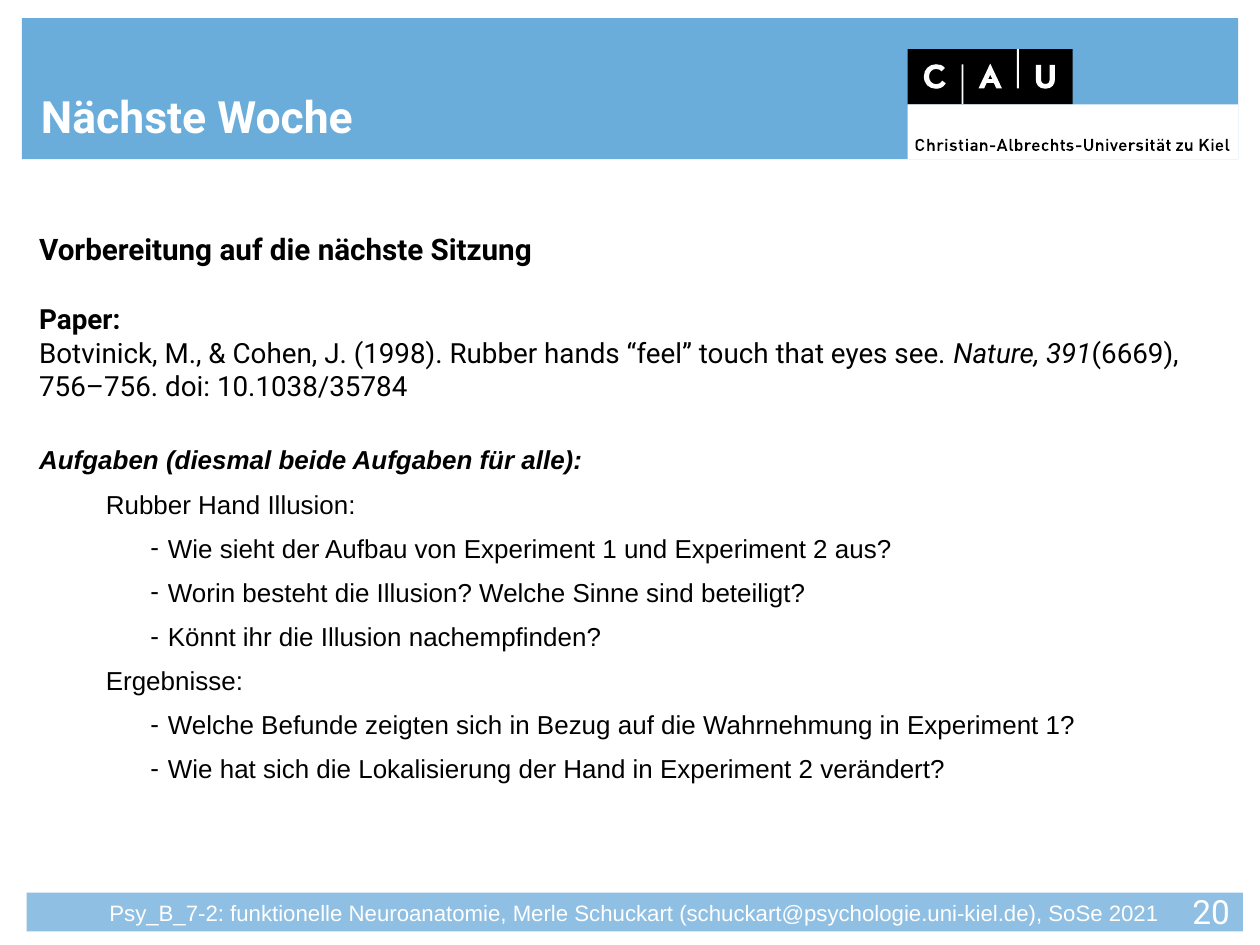
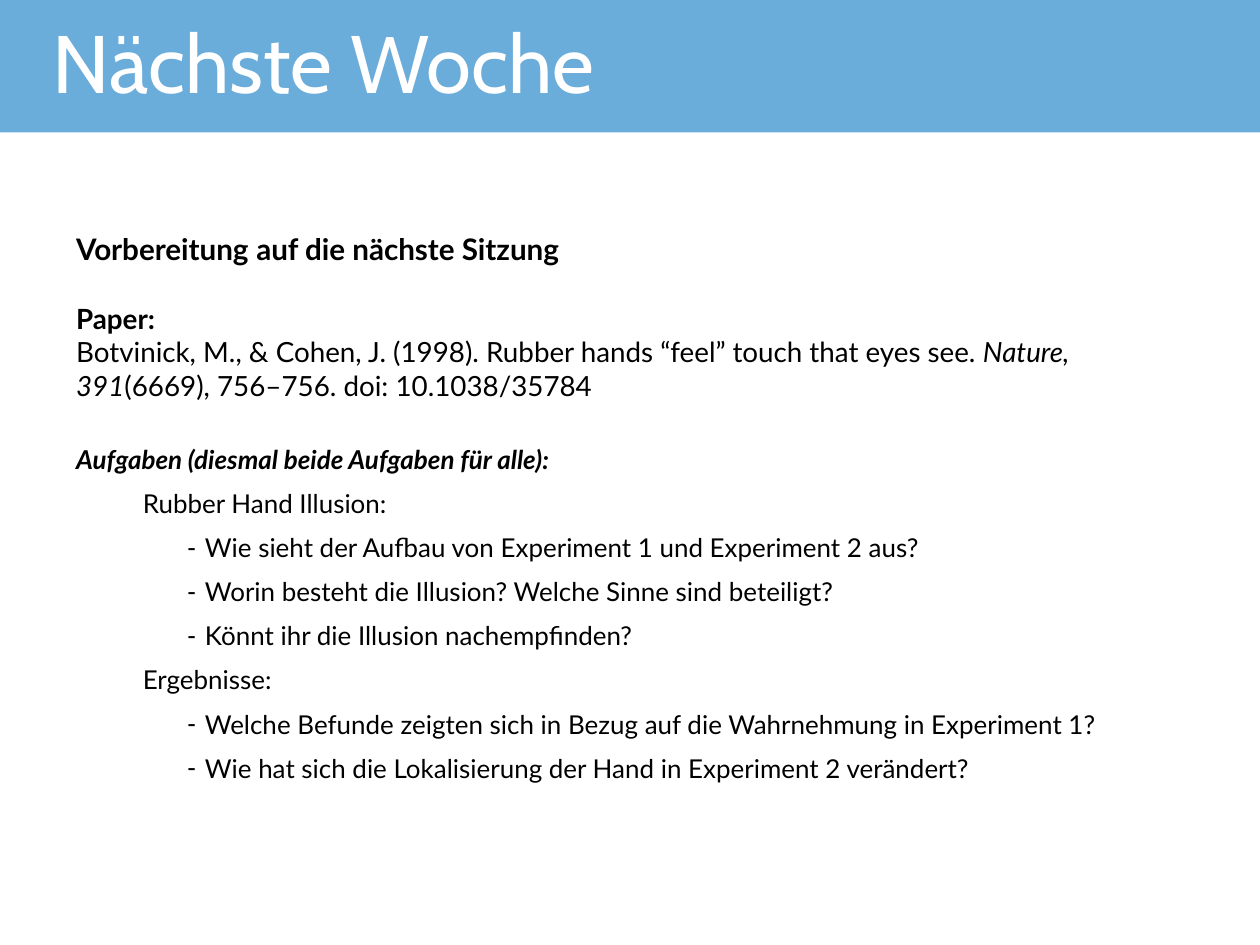
Before and after one commit to JuliusWelzel/teaching, a slide deck: slide 21 of seminars/funct_neuroanatomy_jw/Seminarfolien/FunNeuro_S07_Schmerz_MS.pptx (slide 20 before the commit). Drawn at 1260x945 pixels with LibreOffice and Linux fonts; fonts in the diff are those of the drawing; background and template pictures are left out. Boxes give left, top, right and bottom in pixels: in the first picture for what was removed or moved away, otherwise in the second. Text is boxed around its words. In the diff, an @@ line names an element or a change of style, - is before the commit and + after.

```diff
--- a/seminars/funct_neuroanatomy_jw/Seminarfolien/FunNeuro_S07_Schmerz_MS.pptx
+++ b/seminars/funct_neuroanatomy_jw/Seminarfolien/FunNeuro_S07_Schmerz_MS.pptx
@@ rectangle: place and size @@
-rectangle at box(21, 19, 1239, 160)
+rectangle at box(0, 0, 1260, 132)
@@ title "Nächste Woche": place and size @@
-title "Nächste Woche" at box(41, 99, 353, 134)
+title "Nächste Woche" at box(53, 32, 594, 94)
@@ title "Nächste Woche" at box(53, 32, 594, 94): size 24 to 44 pt, font Roboto to Cabin, bold off; vertical alignment bottom to middle @@
@@ group removed at box(908, 49, 1239, 159): 4 rectangles, 4 freeform shapes @@
@@ text "Vorbereitung auf die nächste Sitzung": place and size @@
-text "Vorbereitung auf die nächste Sitzung" at box(39, 237, 1179, 784)
+text "Vorbereitung auf die nächste Sitzung" at box(76, 238, 1095, 783)
@@ text "Vorbereitung auf die nächste Sitzung" at box(76, 238, 1095, 783): font Roboto to Lato in "Vorbereitung auf die nächste Sitzung", "Paper:", "Botvinick, M., & Cohen, J. (1998). Rubber ..."; font Arial to Lato in "Aufgaben (diesmal beide Aufgaben für alle):", "Rubber Hand Illusion:", "Wie sieht der Aufbau von Experiment 1 ...", "Worin besteht die Illusion? Welche Sinne sind ..." and 4 more places @@
@@ rectangle removed at box(27, 893, 1244, 932) @@
@@ text removed at box(109, 905, 1158, 926) @@
-Psy_B_7-2: funktionelle Neuroanatomie, Merle Schuckart (schuckart@psychologie.uni-kiel.de), SoSe 2021
@@ page number removed at box(1192, 900, 1229, 933) @@
-20
```
Also in this commit, not shown: 19 other slides changed, 3 slides added, 2 slides removed, 8 other files.
